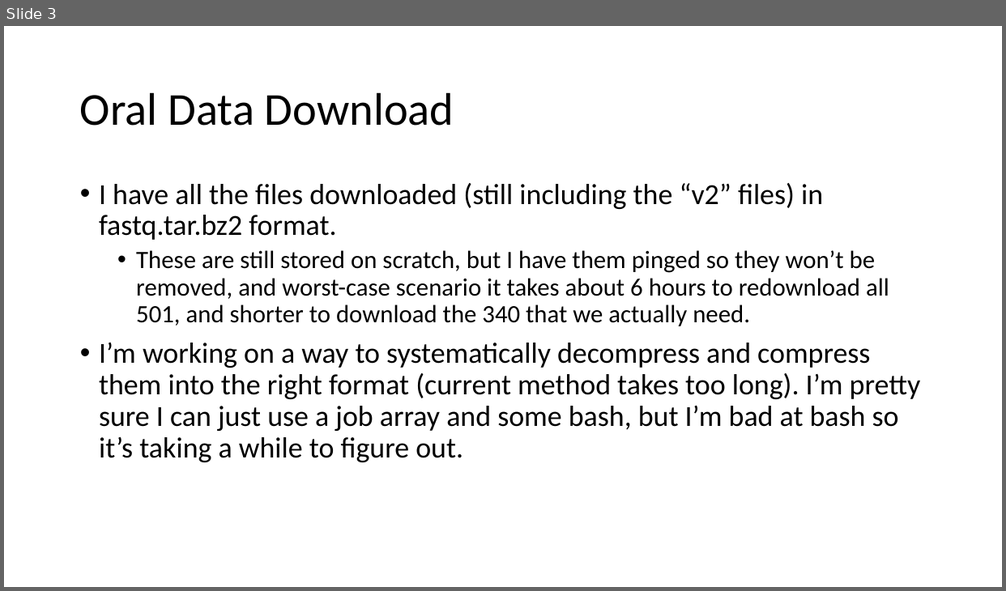
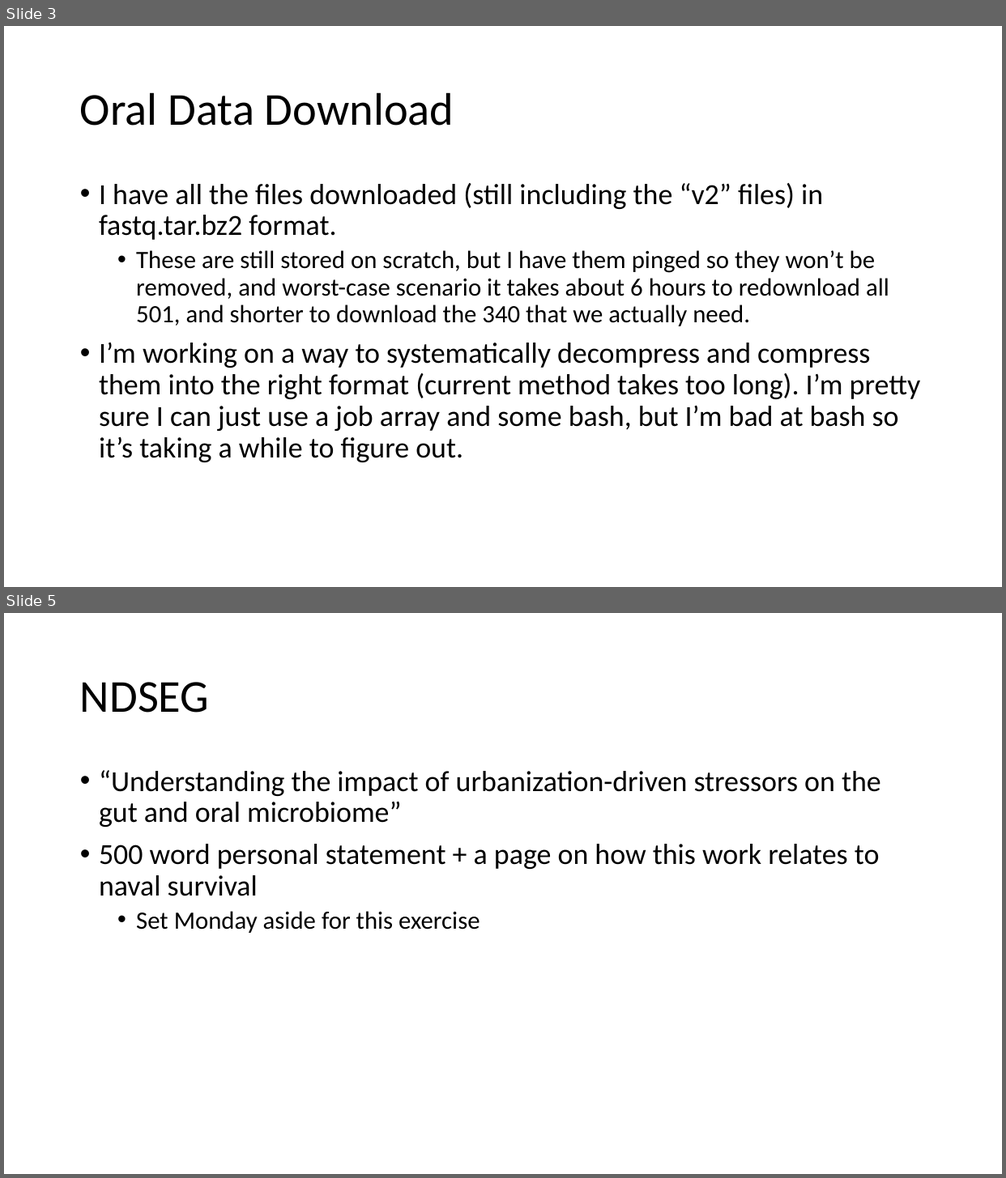
Before and after one commit to jon-mah/demo_for_ccgb, a slide deck: Summary/20211028_microbiome_demography_slides.pptx. Shown one above the other, each under a label of ours: slide 3 before the commit, slides 3 and 5 after it; the slides between them are not shown. The pictures are 1006x591 and 1006x1178 pixels, drawn with LibreOffice and Linux fonts; fonts in the diff are those of the drawing. Boxes give left, top, right and bottom in pixels: in the first picture for what was removed or moved away, otherwise in the second. Text is boxed around its words. In the diff, an @@ line names an element or a change of style, - is before the commit and + after.

```diff
--- a/Summary/20211028_microbiome_demography_slides.pptx
+++ b/Summary/20211028_microbiome_demography_slides.pptx
@@ slide 5 added at (x1=4, y1=613, x2=1002, y2=1174), background #FFFFFF @@
@@ title added at (x1=80, y1=682, x2=210, y2=713), 44 pt, text #000000 @@
+NDSEG
@@ text added at (x1=99, y1=770, x2=881, y2=933), 28 pt, text #000000 @@
+• “Understanding the impact of urbanization-driven stressors on the gut and oral microbiome”
+• 500 word personal statement + a page on how this work relates to naval survival
+  • Set Monday aside for this exercise
```
Also in this commit, not shown: 2 slides changed, 1 other slide added, 5 other files.
